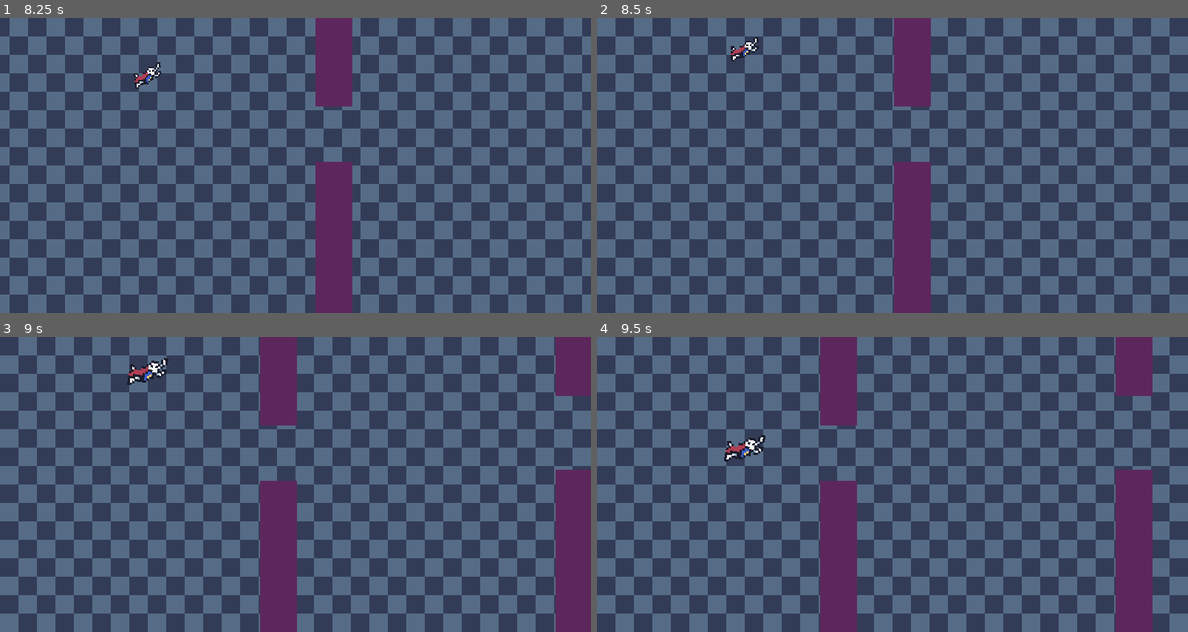
Above: before the commit, frames 1-4 (two rows, left to right).
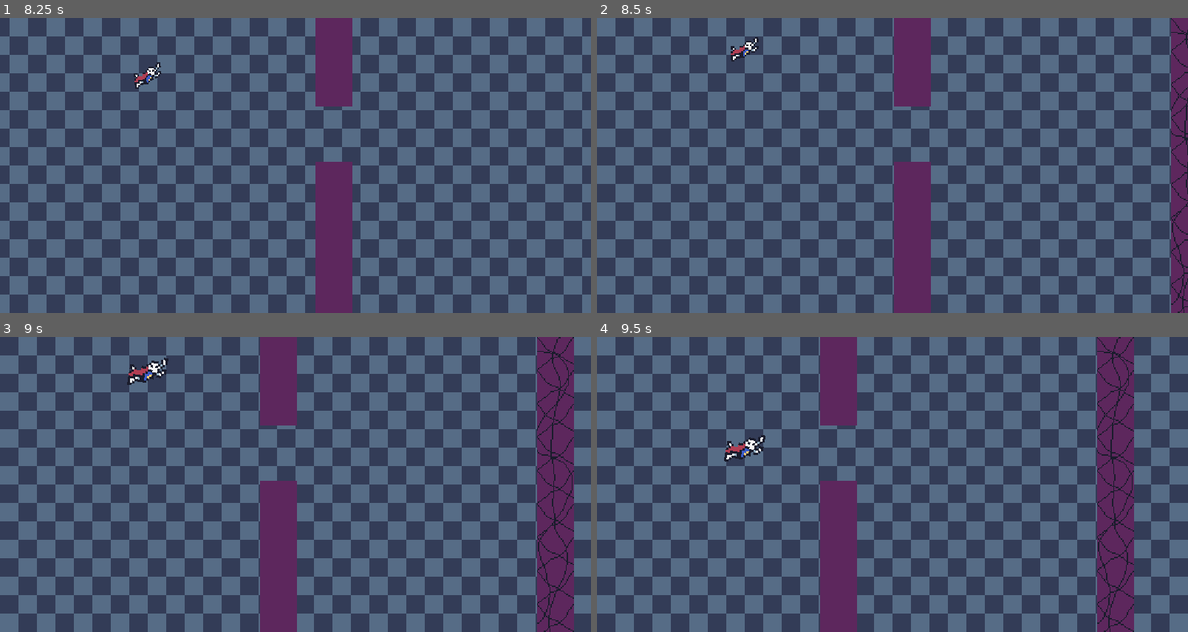
Above: after the commit, the same moments.

Repository: shadow-crafter/Super-Scale-Man
Game: Godot game, scene res://Scenes/game.tscn
Two runs of this game, one before a commit and one after it. Both use one fixed random seed, a clock stepped at 60 frames per second and the inputs below.
Inputs (mouse positions are in pixels of both pictures, inside the frame that each line leads up to):
- Up to frame 1 (8.25 s): move the mouse to (425, 150) at 0.52 s; hold W (Move_up) 0.53-1.28 s; right-click (425, 150) at 0.6 s; move the mouse to (177, 180) at 1.27 s; hold S (Move_down) 1.28-2.03 s; click (177, 180) at 1.35 s; move the mouse to (354, 100) at 2.02 s; hold W (Move_up) 2.03-3.53 s; right-click (354, 100) at 2.1 s; move the mouse to (265, 224) at 2.77 s; click (265, 224) at 2.85 s; move the mouse to (472, 209) at 3.52 s; hold S (Move_down) 3.53-5.78 s; right-click (472, 209) at 3.6 s; move the mouse to (118, 121) at 4.27 s; click (118, 121) at 4.35 s; move the mouse to (325, 165) at 5.02 s; right-click (325, 165) at 5.1 s; move the mouse to (206, 91) at 5.77 s; hold W (Move_up) 5.78-8.03 s; click (206, 91) at 5.85 s; move the mouse to (425, 150) at 6.52 s; right-click (425, 150) at 6.6 s; move the mouse to (177, 180) at 7.27 s; click (177, 180) at 7.35 s; move the mouse to (354, 100) at 8.02 s; hold S (Move_down) from 8.03 s (still down); right-click (354, 100) at 8.1 s
- Up to frame 2 (8.5 s): keep holding S (Move_down)
- Up to frame 3 (9 s): keep holding S (Move_down); move the mouse to (265, 543) at 8.77 s; click (265, 543) at 8.85 s
- Up to frame 4 (9.5 s): keep holding S (Move_down)

Frame 1 is identical in both runs. In frame 2, 2.9% of the frame differs, in the area x 97-100%, y 0-100%; in frame 3, 6.4%; in frame 4, 6.5%, in the area x 84-94%, y 0-100%.

Commit message:
Add cracked segment
Added cracked segment level piece.
Must hit at a big enough size in order to get past it.

Diff:
--- a/Scenes/Player/player.gd
+++ b/Scenes/Player/player.gd
@@ -36,7 +36,7 @@
 		tmp_scale += 0.5
 	elif Input.is_action_just_pressed("Scale_down"):
 		tmp_scale -= 0.5
-	tmp_scale = clampf(tmp_scale, 0.5, 16)
+	tmp_scale = clampf(tmp_scale, 0.5, 8)
 	scale = Vector2(tmp_scale, tmp_scale)
 
 func screenwrap() -> void:
--- a/Scenes/level_segments/button_segment.tscn
+++ b/Scenes/level_segments/button_segment.tscn
@@ -8,7 +8,7 @@
 [sub_resource type="RectangleShape2D" id="RectangleShape2D_ibhlh"]
 size = Vector2(32, 256)
 
-[node name="LevelSegment" instance=ExtResource("1_35mn1")]
+[node name="ButtonSegment" instance=ExtResource("1_35mn1")]
 script = ExtResource("2_ppxqb")
 button_scene = ExtResource("3_dswx0")
 
--- /dev/null
+++ b/Scenes/level_segments/cracked_segment.gd
@@ -0,0 +1,9 @@
+extends LevelSegment
+
+@onready var sprite: Sprite2D = $Sprite2D
+@onready var hitbox: CollisionShape2D = $Area2D/CollisionShape2D
+
+func _on_hurtbox_area_entered(area: Area2D) -> void:
+	if area.get_parent().scale.x >= 6.0:
+		sprite.visible = false
+		hitbox.set_deferred("disabled", true)
--- /dev/null
+++ b/Scenes/level_segments/cracked_segment.tscn
@@ -0,0 +1,35 @@
+[gd_scene load_steps=6 format=3 uid="uid://dya2754fmiod8"]
+
+[ext_resource type="PackedScene" uid="uid://tw2cfj62ivwi" path="res://Resources/level_segment/level_segment.tscn" id="1_2alud"]
+[ext_resource type="Texture2D" uid="uid://cwp010uqoq86c" path="res://Assets/cracked_segment.png" id="2_rm33a"]
+[ext_resource type="Script" path="res://Scenes/level_segments/cracked_segment.gd" id="2_xtvva"]
+
+[sub_resource type="RectangleShape2D" id="RectangleShape2D_4w8ma"]
+size = Vector2(32, 256)
+
+[sub_resource type="RectangleShape2D" id="RectangleShape2D_rbr6s"]
+size = Vector2(42, 256)
+
+[node name="CrackedSegment" instance=ExtResource("1_2alud")]
+script = ExtResource("2_xtvva")
+
+[node name="Sprite2D" parent="." index="0"]
+texture = ExtResource("2_rm33a")
+offset = Vector2(0, 128)
+
+[node name="CollisionShape2D" type="CollisionShape2D" parent="Area2D" index="0"]
+position = Vector2(0, 128)
+shape = SubResource("RectangleShape2D_4w8ma")
+
+[node name="VisibleOnScreenNotifier2D" parent="." index="2"]
+rect = Rect2(-32, 0, 64, 256)
+
+[node name="Hurtbox" type="Area2D" parent="." index="3"]
+collision_layer = 0
+
+[node name="CollisionShape2D" type="CollisionShape2D" parent="Hurtbox" index="0"]
+position = Vector2(0, 128)
+shape = SubResource("RectangleShape2D_rbr6s")
+debug_color = Color(0.540001, 0.468074, 0.83859, 0.42)
+
+[connection signal="area_entered" from="Hurtbox" to="." method="_on_hurtbox_area_entered"]
--- a/Scenes/segment_spawner/segment_spawner.tscn
+++ b/Scenes/segment_spawner/segment_spawner.tscn
@@ -1,12 +1,13 @@
-[gd_scene load_steps=4 format=3 uid="uid://bvxuo1xruaesu"]
+[gd_scene load_steps=5 format=3 uid="uid://bvxuo1xruaesu"]
 
 [ext_resource type="Script" path="res://Scenes/segment_spawner/segment_spawner.gd" id="1_322sk"]
 [ext_resource type="PackedScene" uid="uid://cxu5mt8s2poq4" path="res://Scenes/level_segments/basic_segment.tscn" id="2_dcs1n"]
 [ext_resource type="PackedScene" uid="uid://4plweihbfvvm" path="res://Scenes/level_segments/button_segment.tscn" id="3_lkolo"]
+[ext_resource type="PackedScene" uid="uid://dya2754fmiod8" path="res://Scenes/level_segments/cracked_segment.tscn" id="4_v7f3g"]
 
 [node name="Segment_Spawner" type="Node2D"]
 script = ExtResource("1_322sk")
-segments = Array[PackedScene]([ExtResource("2_dcs1n"), ExtResource("3_lkolo")])
+segments = Array[PackedScene]([ExtResource("2_dcs1n"), ExtResource("3_lkolo"), ExtResource("4_v7f3g")])
 
 [node name="SpawnDelay" type="Timer" parent="."]
 wait_time = 4.0
Binary file added: Assets/cracked_segment.png
Not shown, added: Assets/cracked_segment.png.import
